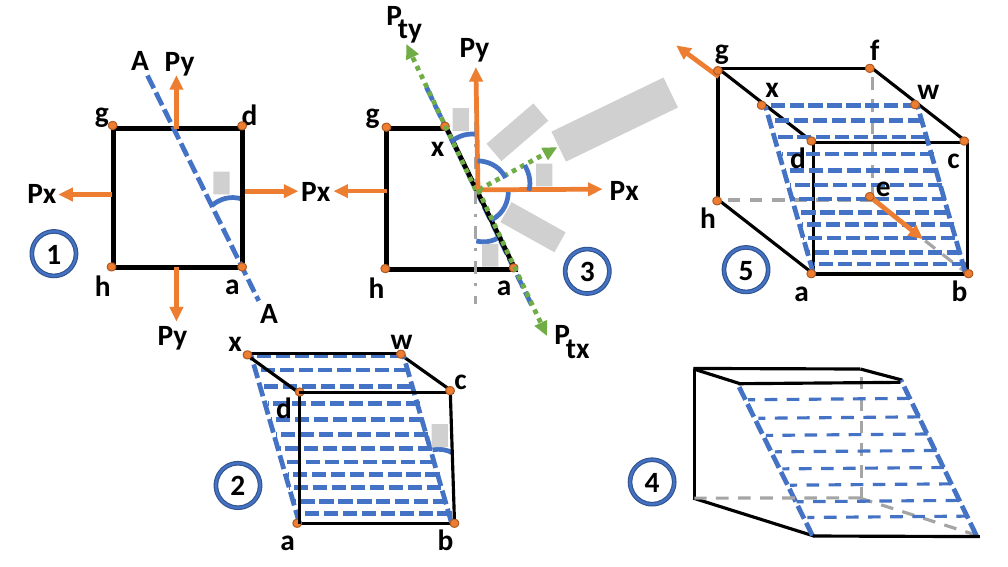
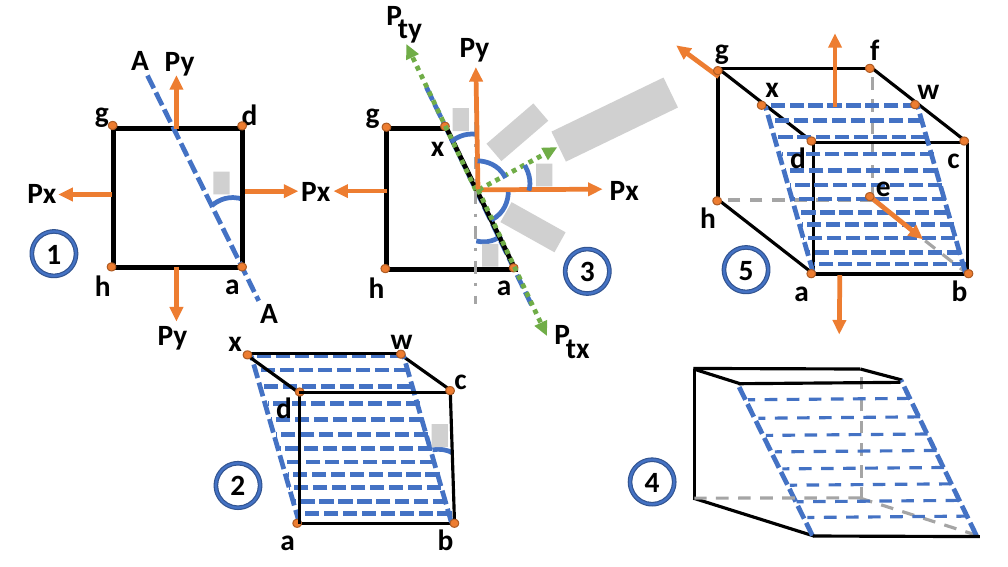
Before and after one commit to Kulasekaran-148/LATEX-Shortnotes-GATE, a slide deck: slide 32 of STRENGTH OF MATERIALS SHORTNOTES/SOM Revision.pptx. Drawn at 1008x567 pixels with LibreOffice and Linux fonts; fonts in the diff are those of the drawing; grey boxes stand for pictures. Boxes give left, top, right and bottom in pixels: in the first picture for what was removed or moved away, otherwise in the second. Text is boxed around its words. In the diff, an @@ line names an element or a change of style, - is before the commit and + after.

```diff
--- a/STRENGTH OF MATERIALS SHORTNOTES/SOM Revision.pptx
+++ b/STRENGTH OF MATERIALS SHORTNOTES/SOM Revision.pptx
@@ arrow added from (836, 107) to (836, 33), #ED7D31 4.5 pt @@
@@ arrow added from (840, 275) to (839, 334), #ED7D31 4.5 pt @@
```
Also in this commit, not shown: 2 slides added, 4 other files.
